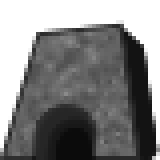
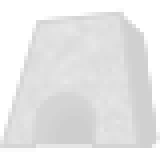
Revision of a layered 160px x 160px image; what changed, layer by layer:
added layer "Layer 5" (80%) above "Layer 4" over bbox(0, 8, 160, 160)
painted on "Layer 4" over bbox(36, 96, 96, 160)
painted on "Layer 2 copy 2" over bbox(0, 8, 144, 160)
painted on "Layer 2" over bbox(0, 8, 144, 160)
painted on "Layer 3" over bbox(100, 12, 160, 160)
